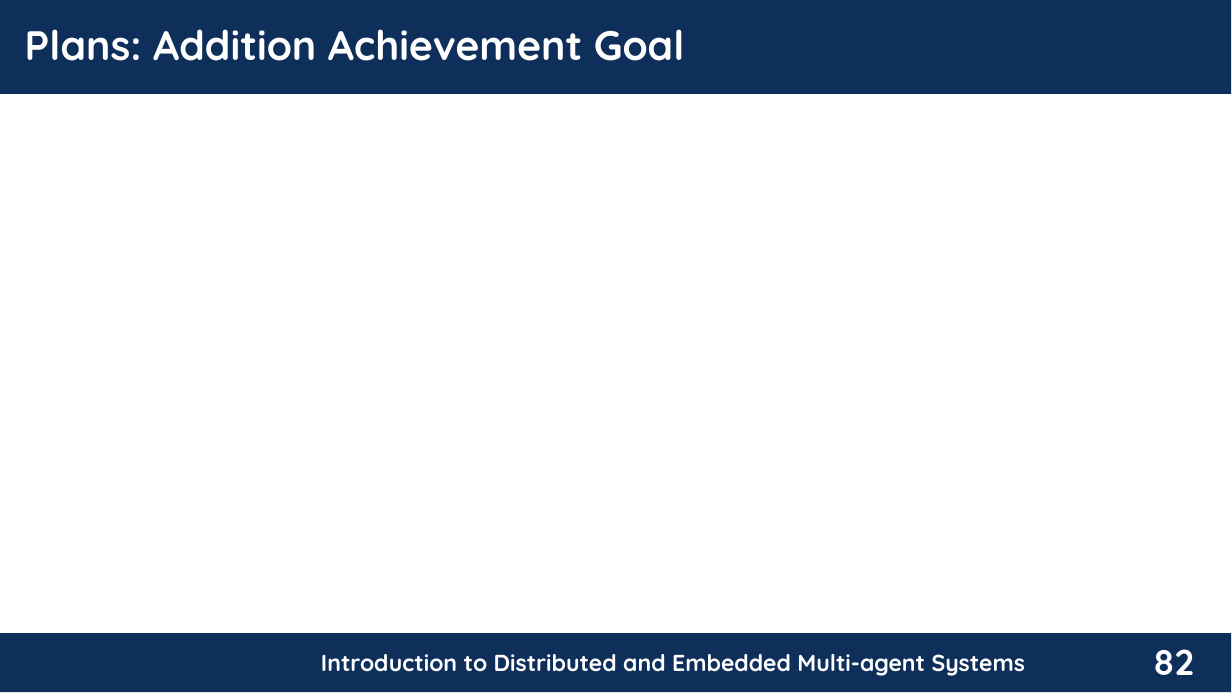
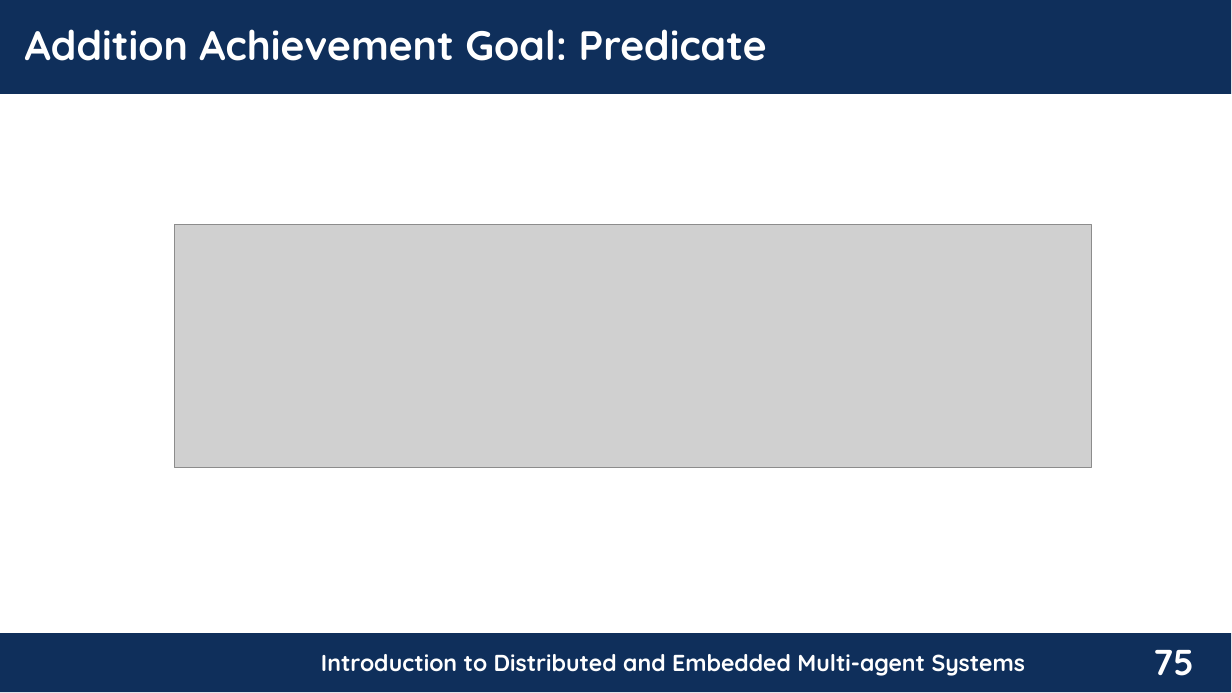
Before and after one commit to chon-group/distributedAndEmbeddedAI, a slide deck: slide 75 of course/08-GoalsAndPlans/08-GoalsAndPlans_20240503.odp (slide 82 before the commit). Drawn at 1232x693 pixels with LibreOffice and Linux fonts; fonts in the diff are those of the drawing; grey boxes stand for pictures; background and template pictures are left out. Boxes give left, top, right and bottom in pixels: in the first picture for what was removed or moved away, otherwise in the second. Text is boxed around its words. In the diff, an @@ line names an element or a change of style, - is before the commit and + after.

```diff
--- a/course/08-GoalsAndPlans/08-GoalsAndPlans_20240503.odp
+++ b/course/08-GoalsAndPlans/08-GoalsAndPlans_20240503.odp
@@ text at (x1=25, y1=29, x2=767, y2=61): text changed @@
-Plans: Addition Achievement Goal
+Addition Achievement Goal: Predicate
@@ picture added at (x1=174, y1=225, x2=1092, y2=467) @@
@@ page number at (x1=1153, y1=650, x2=1194, y2=676): text changed @@
-82
+75
```
Also in this commit, not shown: 16 other slides changed, 35 slides added.
